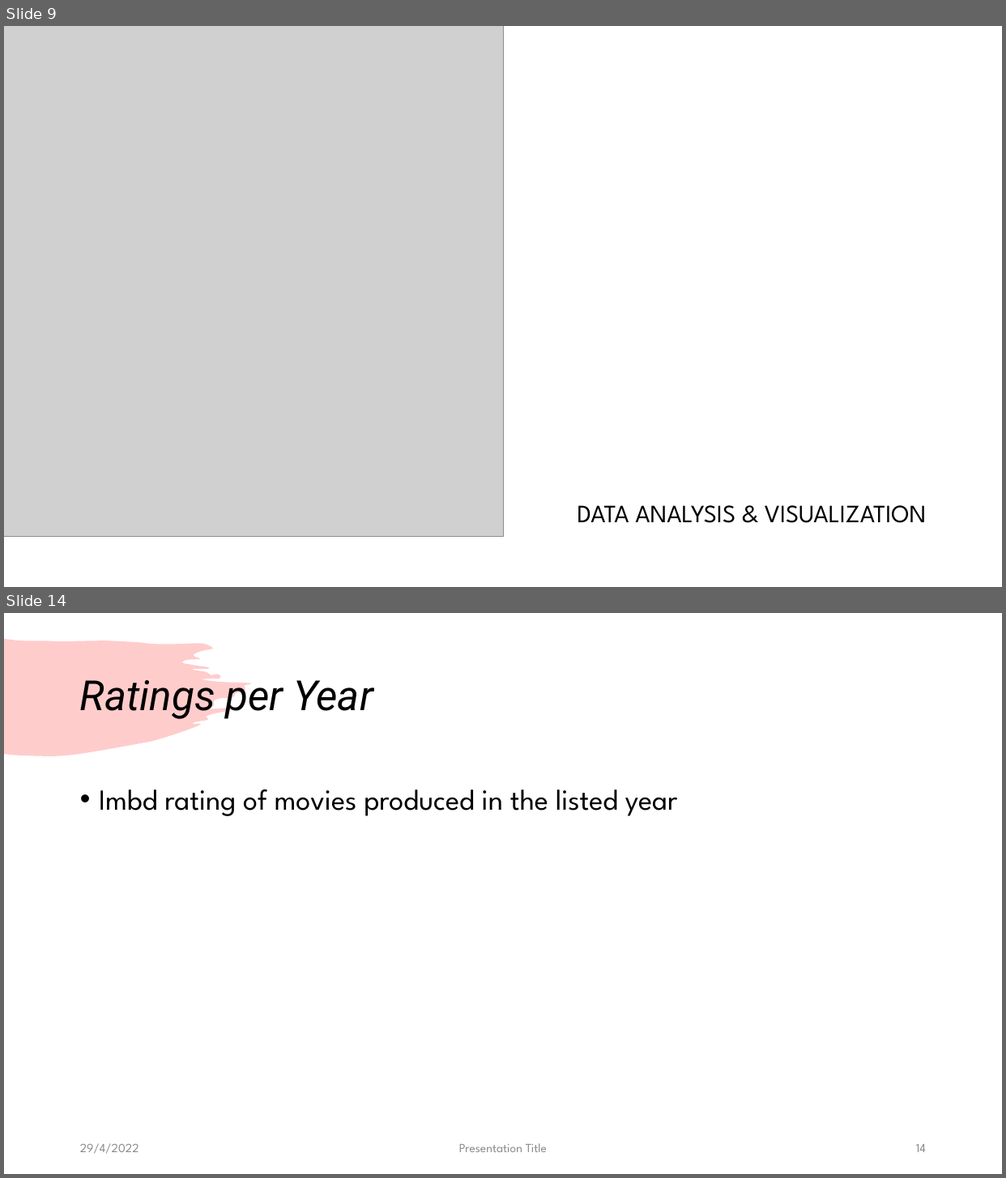
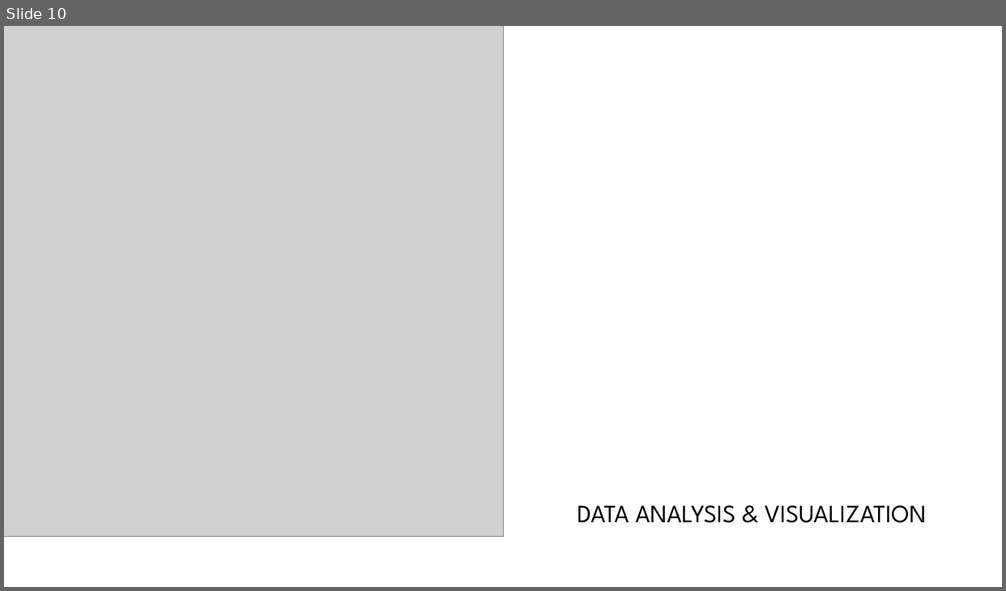
Before and after one commit to Kevinle76/NetFlix, a slide deck: Project_1.pptx. Shown one above the other, each under a label of ours: slides 9 and 14 before the commit, slide 10 after it; the slides between them are not shown. The pictures are 1006x1178 and 1006x591 pixels, drawn with LibreOffice and Linux fonts; fonts in the diff are those of the drawing; grey boxes stand for pictures. Boxes give left, top, right and bottom in pixels: in the first picture for what was removed or moved away, otherwise in the second. Text is boxed around its words. In the diff, an @@ line names an element or a change of style, - is before the commit and + after.

```diff
--- a/Project_1.pptx
+++ b/Project_1.pptx
@@ slide 14 removed at (4,613,1002,1174), background #FFFFFF @@
@@ freeform shape removed at (4,638,251,756) @@
@@ title removed at (80,672,373,721) @@
-Ratings per Year
@@ text removed at (99,790,678,816) @@
-• Imbd rating of movies produced in the listed year
@@ text removed at (80,1144,139,1154) @@
-29/4/2022
@@ text removed at (459,1144,547,1152) @@
-Presentation Title
@@ page number removed at (916,1144,926,1152) @@
-14
@@ what was slide 9 is now slide 10 @@
```
Also in this commit, not shown: 10 slides changed, 1 slide added, 1 other file.
